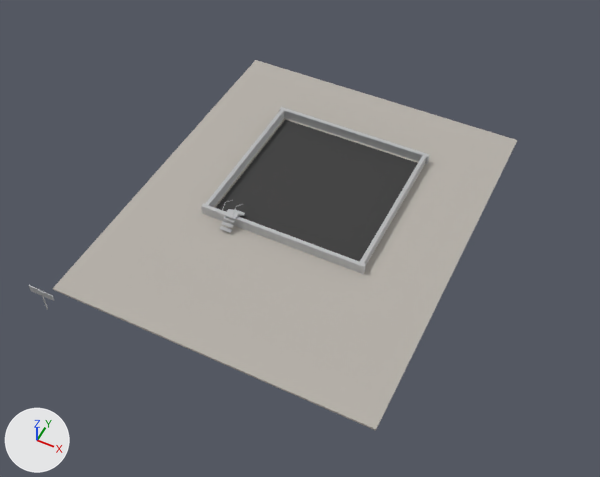
The glTF model blender/kit/pad_lite.glb: old version first, new version second.
The view is the same before and after, from a 50 mm lens placed at (19.0, 4.9, 44.9), pointed at (0.2, 42.4, -2.0). The lights are fixed; the arrows at lower left show +X, +Y and +Z. The picture after the commit comes second. Where no turn or scale is listed for an object, it has been applied to the vertices. Vertices at exactly the same position are counted once.

The older version as bpy lines, for what is in view:
```python
mat_m_gravel = principled_material('M_GRAVEL')
mat_m_gravel.base_color = (0.47, 0.44, 0.4)  # grey #b6b1aa
mat_m_gravel.roughness = 0.95
me_pad_kit_detail_rubber = bpy.data.meshes.new('PAD_KIT_detail_rubber')
me_pad_kit_detail_rubber.from_pydata(...)  # 8 vertices, 12 faces; spans x -5.9..5.9, y 40.1..51.9, z 0.15..0.16
me_pad_kit_detail_rubber.materials.append(mat_m_rubber)  # dark grey #383838
me_pad_kit_gravel = bpy.data.meshes.new('PAD_KIT_gravel')
me_pad_kit_gravel.from_pydata(...)  # a box spanning x -12.0..12.0, y 29.0..58.0, z 0.0..0.2
me_pad_kit_gravel.materials.append(mat_m_gravel)  # grey #b6b1aa
me_pad_kit_steel = bpy.data.meshes.new('PAD_KIT_steel')
me_pad_kit_steel.from_pydata(...)  # a box spanning x -6.5..6.5, y 39.65..39.95, z 0.15..0.95; a box spanning x -6.5..6.5, y 52.05..52.35, z 0.15..0.95; a box spanning x -6.35..-6.05, y 39.95..52.05, z 0.15..0.95; a box spanning x 6.05..6.35, y 39.95..52.05, z 0.15..0.95
me_pad_kit_steel.materials.append(mat_m_steel)  # light grey #c5c7c8
ob_pad_kit_detail_rubber = bpy.data.objects.new('PAD_KIT_detail_rubber', me_pad_kit_detail_rubber)
ob_pad_kit_detail_rubber.location = (0.0, 0.0, 0.0)
ob_pad_kit_gravel = bpy.data.objects.new('PAD_KIT_gravel', me_pad_kit_gravel)
ob_pad_kit_gravel.location = (0.0, 0.0, 0.0)
ob_pad_kit_steel = bpy.data.objects.new('PAD_KIT_steel', me_pad_kit_steel)
ob_pad_kit_steel.location = (0.0, 0.0, 0.0)
```
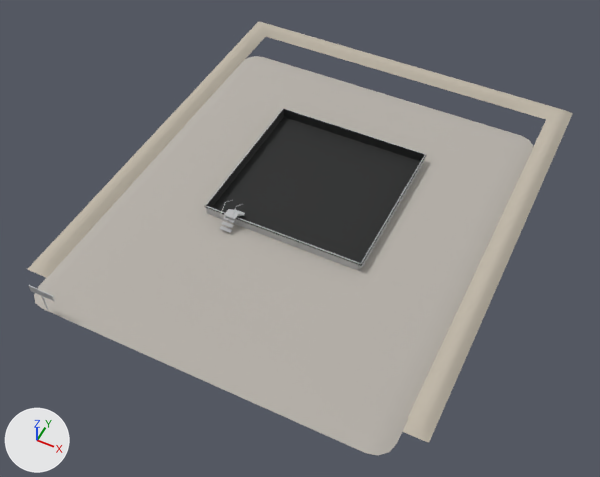
Edits to the bpy script that builds the scene:
```text
Change mat_m_gravel:
    where n0 = _N.new('ShaderNodeBsdfPrincipled'); n0.name = 'Principled BSDF'
    remove n0.inputs[0].default_value = (0.47, 0.44, 0.4, 1.0)  # 'Base Color', grey #b6b1aa
    add n2 = _N.new('ShaderNodeMix'); n2.name = 'Mix'
    add n2.data_type = 'RGBA'
    add n2.blend_type = 'MULTIPLY'
    add n2.inputs[0].default_value = 1.0  # 'Factor'
    add n2.inputs[7].default_value = (0.47, 0.44, 0.4, 1.0)  # 'B', grey #b6b1aa
    add n3 = _N.new('ShaderNodeVertexColor'); n3.name = 'Color Attribute'
    add _L.new(n2.outputs[2], n0.inputs[0])  # 'Result' to 'Base Color'
    add _L.new(n3.outputs[0], n2.inputs[6])  # 'Color' to 'A'
Add mat_m_liner:
    mat_m_liner = principled_material('M_LINER')
    mat_m_liner.base_color = (0.014, 0.015, 0.015)  # black #1f2121
    mat_m_liner.roughness = 0.75
Add mat_m_berm:
    mat_m_berm = bpy.data.materials.new('M_BERM')
    # nodes: BsdfPrincipled, Mix, OutputMaterial, VertexColor
    # colours: light grey #bfb6a8, mixed with the vertex colours
Change me_pad_kit_gravel:
    used by ob_pad_kit_gravel; location = (0.0, 0.0, 0.0)
    remove me_pad_kit_gravel.from_pydata(...)  # 8 vertices, 12 faces; spans x -12.0..12.0, y 29.0..58.0, z 0.0..0.2
    add me_pad_kit_gravel.from_pydata(...)  # 46 vertices, 64 faces; spans x -13.4..13.4, y 27.6..59.4, z -0.4..0.2
    me_pad_kit_gravel part 1
    4 vertices are removed from x -12.0..12.0, y 29.0..58.0, z 0.0
    12 faces are deleted
    26 vertices are added at x -13.4..13.4, y 27.6..59.4, z -0.4..0.2
    10 new vertices lie (0.0, 7.2, 0.0) away from vertices in x -13.4..13.4, y 29.0..50.8, z -0.4..0.2
    6 new vertices lie (0.0, 7.3, 0.0) away from vertices in x -13.4..13.4, y 36.2, z -0.4..0.2
    64 new faces join them
Add me_pad_kit_detail_liner:
    me_pad_kit_detail_liner.from_pydata([(-6.15, 39.85, 0.16), (6.15, 39.85, 0.16), (6.15, 52.15, 0.16), (-6.15, 52.15, 0.16), (-6.15, 39.85, 1.01), (6.15, 39.85, 1.01), (6.15, 52.15, 1.01), (-6.15, 52.15, 1.01), (-6.3, 39.7, 0.89), (6.3, 39.7, 0.89), (6.3, 52.3, 0.89), (-6.3, 52.3, 0.89)], [], [(0, 1, 2), (0, 2, 3), (0, 4, 5), (0, 5, 1), (4, 8, 9), (4, 9, 5), (1, 5, 6), (1, 6, 2), (5, 9, 10), (5, 10, 6), (2, 6, 7), (2, 7, 3), (6, 10, 11), (6, 11, 7), (3, 7, 4), (3, 4, 0), (7, 11, 8), (7, 8, 4)])
    me_pad_kit_detail_liner.materials.append(mat_m_liner)  # black #1f2121
Add me_pad_kit_berm:
    me_pad_kit_berm.from_pydata(...)  # 130 vertices, 200 faces; spans x -15.1..15.1, y 29.9..64.1, z -0.4..0.2
    me_pad_kit_berm.materials.append(mat_m_berm)
Remove ob_pad_kit_detail_rubber:
    ob_pad_kit_detail_rubber = bpy.data.objects.new('PAD_KIT_detail_rubber', me_pad_kit_detail_rubber)
    ob_pad_kit_detail_rubber.location = (0.0, 0.0, 0.0)
Add ob_pad_kit_detail_liner:
    ob_pad_kit_detail_liner = bpy.data.objects.new('PAD_KIT_detail_liner', me_pad_kit_detail_liner)
    ob_pad_kit_detail_liner.location = (0.0, 0.0, 0.0)
Add ob_pad_kit_berm:
    ob_pad_kit_berm = bpy.data.objects.new('PAD_KIT_berm', me_pad_kit_berm)
    ob_pad_kit_berm.location = (0.0, 0.0, 0.0)
```

Pixel boxes [x1, y1, x2, y2] of what changed, in the pictures (600 x 477 px):
'PAD_KIT_gravel', reshaped (8% wider, 8% taller)
    before: [53, 60, 517, 430]
    after: [34, 56, 533, 456]
'PAD_KIT_berm', added
    after: [27, 22, 573, 443]
'PAD_KIT_detail_liner', added (black)
    after: [204, 109, 426, 266]
'PAD_KIT_detail_rubber', deleted
    before: [216, 120, 418, 262]
'PAD_KIT_steel', unchanged, covered by the edit
    before: [201, 107, 429, 274]
    after: [205, 108, 426, 271]
